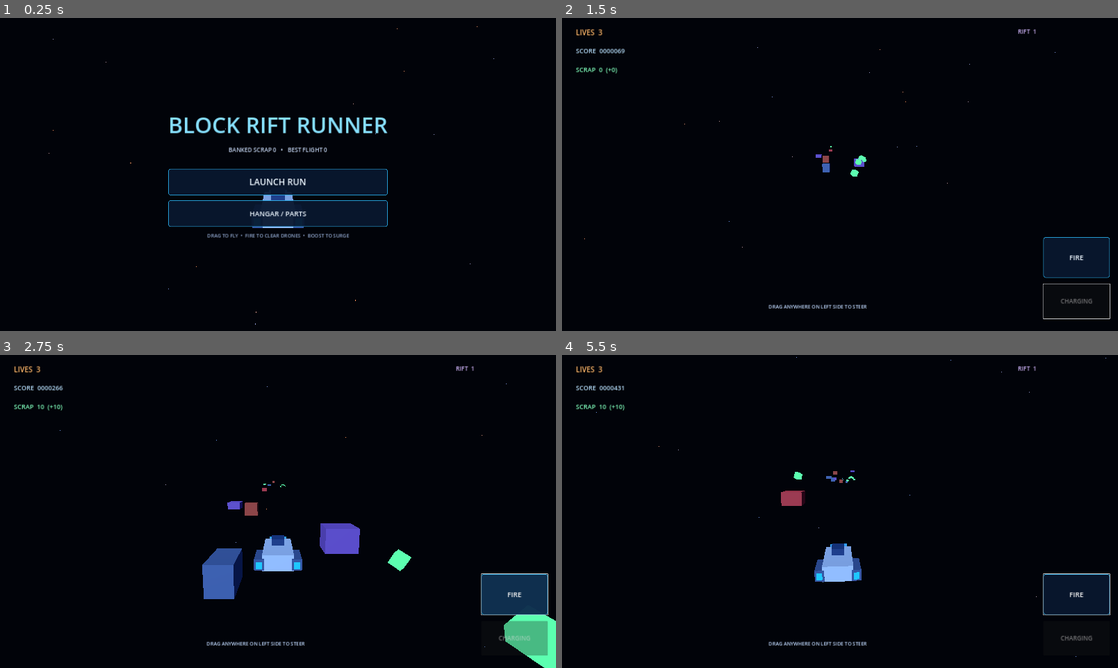
Above: before the commit, frames 1-4 (two rows, left to right).
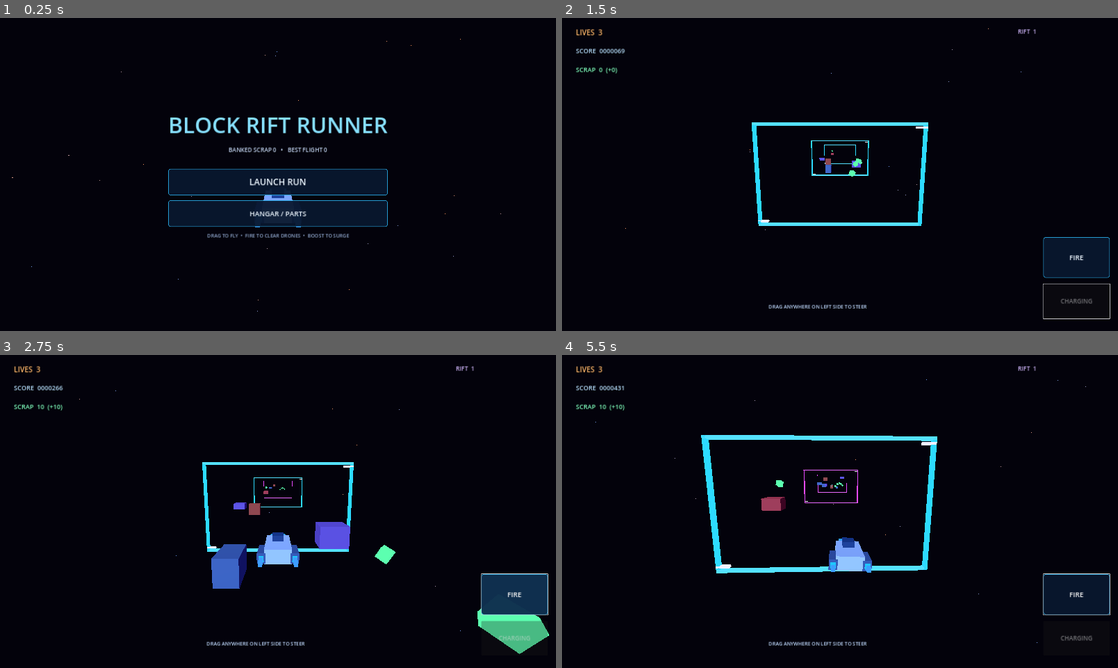
Above: after the commit, the same moments.

Repository: tpylman90-ctrl/Block-rift-runner-
Game: Godot game, scene res://scenes/main.tscn
Same seed, same stepped clock (60 frames per second), same inputs: the game is played once before the commit and once after it.
Inputs (mouse positions are in pixels of both pictures, inside the frame that each line leads up to):
- Up to frame 1 (0.25 s): no input
- Up to frame 2 (1.5 s): click "LAUNCH RUN" at 0.5 s; click "BOOST" at 1.25 s
- Up to frame 3 (2.75 s): click "FIRE" at 2 s
- Up to frame 4 (5.5 s): click "FIRE" at 2.75 s; click "FIRE" at 3.5 s; tap Enter at 4.25 s; move the mouse to (962, 495) at 4.27 s; tap Shift at 4.35 s; click (962, 495) at 4.42 s; tap Space at 4.52 s; drag from (728, 527) to (812, 574) at 5.02 s

The runs differ from the first frame. In frame 1, 0.1% of the frame differs, in the area x 2-91%, y 2-98%; in frame 2, 1.5%; in frame 3, 3.9%, in the area x 10-100%, y 9-100%; in frame 4, 3.6%.

Commit message:
Improve flight feel and arcade presentation

Diff:
--- a/project.godot
+++ b/project.godot
@@ -16,7 +16,7 @@
 window/size/viewport_height=1080
 window/stretch/mode="canvas_items"
 window/stretch/aspect="expand"
-window/handheld/orientation=1
+window/handheld/orientation=0
 
 [rendering]
 
--- a/scripts/main.gd
+++ b/scripts/main.gd
@@ -54,6 +54,9 @@
 var boost_cooldown := 0.0
 var boost_duration := 1.15
 var boost_speed := 0.0
+var steering_touch_index := -1
+var camera_shake := 0.0
+var engine_flames: Array[MeshInstance3D] = []
 var secret_life_segment := -1
 var secret_life_claimed := false
 var course_objects: Array[Node3D] = []
@@ -76,22 +79,22 @@
 	var world_environment := WorldEnvironment.new()
 	var environment := Environment.new()
 	environment.background_mode = Environment.BG_COLOR
-	environment.background_color = Color(0.006, 0.012, 0.035)
+	environment.background_color = Color(0.012, 0.008, 0.045)
 	environment.ambient_light_source = Environment.AMBIENT_SOURCE_COLOR
-	environment.ambient_light_color = Color(0.23, 0.31, 0.56)
-	environment.ambient_light_energy = 0.65
+	environment.ambient_light_color = Color(0.34, 0.27, 0.72)
+	environment.ambient_light_energy = 0.82
 	world_environment.environment = environment
 	add_child(world_environment)
 
 	var key_light := DirectionalLight3D.new()
 	key_light.rotation_degrees = Vector3(-28.0, -25.0, 0.0)
-	key_light.light_color = Color(0.69, 0.82, 1.0)
-	key_light.light_energy = 1.3
+	key_light.light_color = Color(0.62, 0.8, 1.0)
+	key_light.light_energy = 1.65
 	add_child(key_light)
 
 	camera = Camera3D.new()
 	camera.current = true
-	camera.fov = 73.0
+	camera.fov = 78.0
 	add_child(camera)
 
 	course_root = Node3D.new()
@@ -141,6 +144,7 @@
 
 
 func _rebuild_ship_mesh() -> void:
+	engine_flames.clear()
 	for child in player.get_children():
 		if child is MeshInstance3D:
 			child.queue_free()
@@ -155,6 +159,11 @@
 		player.add_child(engine)
 		var glow := _make_block(Vector3(side * 0.92, -0.08, 1.83), Vector3(0.28, 0.3, 0.15), Color(0.13, 0.78, 1.0), true)
 		player.add_child(glow)
+		var flame := _make_block(Vector3(side * 0.92, -0.08, 2.18), Vector3(0.22, 0.24, 0.72), Color(0.24, 0.62, 1.0), true)
+		player.add_child(flame)
+		engine_flames.append(flame)
+	var center_glow := _make_block(Vector3(0.0, 0.0, 1.62), Vector3(0.34, 0.28, 0.2), Color(0.96, 0.37, 1.0), true)
+	player.add_child(center_glow)
 	if equipped_parts.has("wing_pack"):
 		for side in [-1.0, 1.0]:
 			player.add_child(_make_block(Vector3(side * 1.45, -0.04, 0.2), Vector3(1.35, 0.25, 1.25), Color(0.93, 0.39, 0.24)))
@@ -176,6 +185,7 @@
 	var material := StandardMaterial3D.new()
 	material.albedo_color = tint
 	material.roughness = 0.72
+	material.metallic = 0.12
 	if emissive:
 		material.shading_mode = BaseMaterial3D.SHADING_MODE_UNSHADED
 		material.emission_enabled = true
@@ -489,20 +499,30 @@
 		boost_speed = move_toward(boost_speed, 0.0, delta * 30.0)
 	boost_cooldown = maxf(boost_cooldown - delta, 0.0)
 	var current_speed := run_speed + boost_speed
+	var flame_pulse := 0.76 + 0.34 * sin(Time.get_ticks_msec() * 0.022)
+	for flame in engine_flames:
+		if is_instance_valid(flame):
+			flame.scale.z = flame_pulse * (1.65 if boost_time > 0.0 else 1.0)
+	camera.fov = lerpf(camera.fov, 86.0 if boost_time > 0.0 else 78.0, delta * 4.0)
+	camera_shake = move_toward(camera_shake, 0.0, delta * 12.0)
 	distance += current_speed * delta
 	run_score += int(current_speed * delta * 4.0)
 	course_root.position.z += current_speed * delta
 	starfield_offset = fmod(starfield_offset + current_speed * delta * 0.12, 210.0)
 	stars.position.z = starfield_offset - 100.0
 	var target := Vector3(steering_target.x, steering_target.y, 0.0)
-	var response := steering_rate if equipped_parts.has("wing_pack") else 7.0
-	player.position.x = move_toward(player.position.x, target.x, delta * response)
-	player.position.y = move_toward(player.position.y, target.y, delta * response)
-	player.position.x = clampf(player.position.x, -10.0, 10.0)
-	player.position.y = clampf(player.position.y, -5.5, 5.5)
-	player.rotation.z = lerpf(player.rotation.z, clampf((target.x - player.position.x) * -0.08, -0.55, 0.55), delta * 4.0)
-	player.rotation.x = lerpf(player.rotation.x, clampf((target.y - player.position.y) * 0.06, -0.28, 0.28), delta * 4.0)
-	camera.position = camera.position.lerp(player.position + Vector3(0.0, 3.9, 11.5), minf(delta * 4.0, 1.0))
+	var response := 17.0 if equipped_parts.has("wing_pack") else 13.5
+	var follow := 1.0 - exp(-response * delta)
+	player.position.x = lerpf(player.position.x, target.x, follow)
+	player.position.y = lerpf(player.position.y, target.y, follow)
+	player.position.x = clampf(player.position.x, -9.2, 9.2)
+	player.position.y = clampf(player.position.y, -5.2, 5.2)
+	player.rotation.z = lerpf(player.rotation.z, clampf((target.x - player.position.x) * -0.12, -0.72, 0.72), delta * 7.0)
+	player.rotation.x = lerpf(player.rotation.x, clampf((target.y - player.position.y) * 0.1, -0.36, 0.36), delta * 7.0)
+	var camera_target := player.position + Vector3(0.0, 3.9, 11.5)
+	if camera_shake > 0.0:
+		camera_target += Vector3(randf_range(-camera_shake, camera_shake), randf_range(-camera_shake, camera_shake), 0.0)
+	camera.position = camera.position.lerp(camera_target, minf(delta * 6.0, 1.0))
 	camera.look_at(player.position + Vector3(0.0, 0.0, -16.0), Vector3.UP)
 
 	while next_segment_distance < distance + 190.0:
@@ -532,6 +552,7 @@
 func _spawn_segment(z_position: float) -> void:
 	segment_number += 1
 	var rift_level := int(float(segment_number) / 4.0) + 1
+	_spawn_rift_frame(z_position + 3.0, rift_level)
 	var pattern := rng.randi_range(0, 5)
 	match pattern:
 		0:
@@ -555,6 +576,21 @@
 		secret_life_claimed = true
 
 
+func _spawn_rift_frame(z_position: float, level: int) -> void:
+	var colors := [Color(0.18, 0.86, 1.0), Color(0.9, 0.29, 1.0), Color(1.0, 0.53, 0.2)]
+	var tint: Color = colors[(level - 1) % colors.size()]
+	var frame := Node3D.new()
+	frame.position.z = z_position
+	frame.set_meta("spin", Vector3(0.0, 0.0, 0.0))
+	var glow_tint := tint.lightened(0.18)
+	for side in [-1.0, 1.0]:
+		frame.add_child(_make_block(Vector3(side * 12.2, 0.0, 0.0), Vector3(0.42, 15.2, 0.5), tint, true))
+		frame.add_child(_make_block(Vector3(0.0, side * 7.45, 0.0), Vector3(24.8, 0.38, 0.5), glow_tint, true))
+		frame.add_child(_make_block(Vector3(side * 11.65, side * 6.95, 0.0), Vector3(1.5, 0.28, 0.5), Color(0.95, 0.95, 1.0), true))
+	course_root.add_child(frame)
+	course_objects.append(frame)
+
+
 func _spawn_gate(z_position: float, open_index: int) -> void:
 	var slots := [
 		Vector3(-6.0, 0.0, z_position),
@@ -702,9 +738,11 @@
 	if armor_charge > 0:
 		armor_charge -= 1
 		invulnerability = 1.0
+		camera_shake = 0.24
 		run_score += 25
 		return
 	lives -= 1
+	camera_shake = 0.65
 	invulnerability = 1.8
 	steering_target = Vector2.ZERO
 	_update_hud()
@@ -732,6 +770,7 @@
 	if state != ScreenState.RUN or boost_cooldown > 0.0:
 		return
 	boost_time = boost_duration
+	camera_shake = maxf(camera_shake, 0.16)
 	boost_speed = 17.0 if equipped_parts.has("boost_core") else 11.0
 	boost_cooldown = 5.2
 	invulnerability = maxf(invulnerability, 0.5)
@@ -767,11 +806,15 @@
 	if state != ScreenState.RUN:
 		return
 	if event is InputEventScreenDrag:
-		_update_steering_from_screen(event.position)
-	elif event is InputEventScreenTouch and event.pressed:
-		_update_steering_from_screen(event.position)
+		if steering_touch_index == event.index:
+			_update_steering_from_delta(event.relative)
+	elif event is InputEventScreenTouch:
+		if event.pressed and event.position.x < get_viewport().get_visible_rect().size.x * 0.78:
+			steering_touch_index = event.index
+		elif not event.pressed and steering_touch_index == event.index:
+			steering_touch_index = -1
 	elif event is InputEventMouseMotion and Input.is_mouse_button_pressed(MOUSE_BUTTON_LEFT):
-		_update_steering_from_screen(event.position)
+		_update_steering_from_delta(event.relative)
 	elif event is InputEventKey and event.pressed and not event.echo:
 		if event.keycode == KEY_SPACE:
 			firing = true
@@ -785,14 +828,10 @@
 			firing = false
 
 
-func _update_steering_from_screen(pointer: Vector2) -> void:
+func _update_steering_from_delta(drag_delta: Vector2) -> void:
 	var bounds := get_viewport().get_visible_rect().size
-	if pointer.x > bounds.x * 0.76:
-		return
-	var x_fraction := (pointer.x / bounds.x - 0.5) * 2.0
-	var y_fraction := (0.5 - pointer.y / bounds.y) * 2.0
-	steering_target.x = clampf(x_fraction * 9.2, -9.2, 9.2)
-	steering_target.y = clampf(y_fraction * 5.2, -5.2, 5.2)
+	steering_target.x = clampf(steering_target.x + drag_delta.x * 16.0 / bounds.x, -9.2, 9.2)
+	steering_target.y = clampf(steering_target.y - drag_delta.y * 11.0 / bounds.y, -5.2, 5.2)
 
 
 func _load_profile() -> void:
